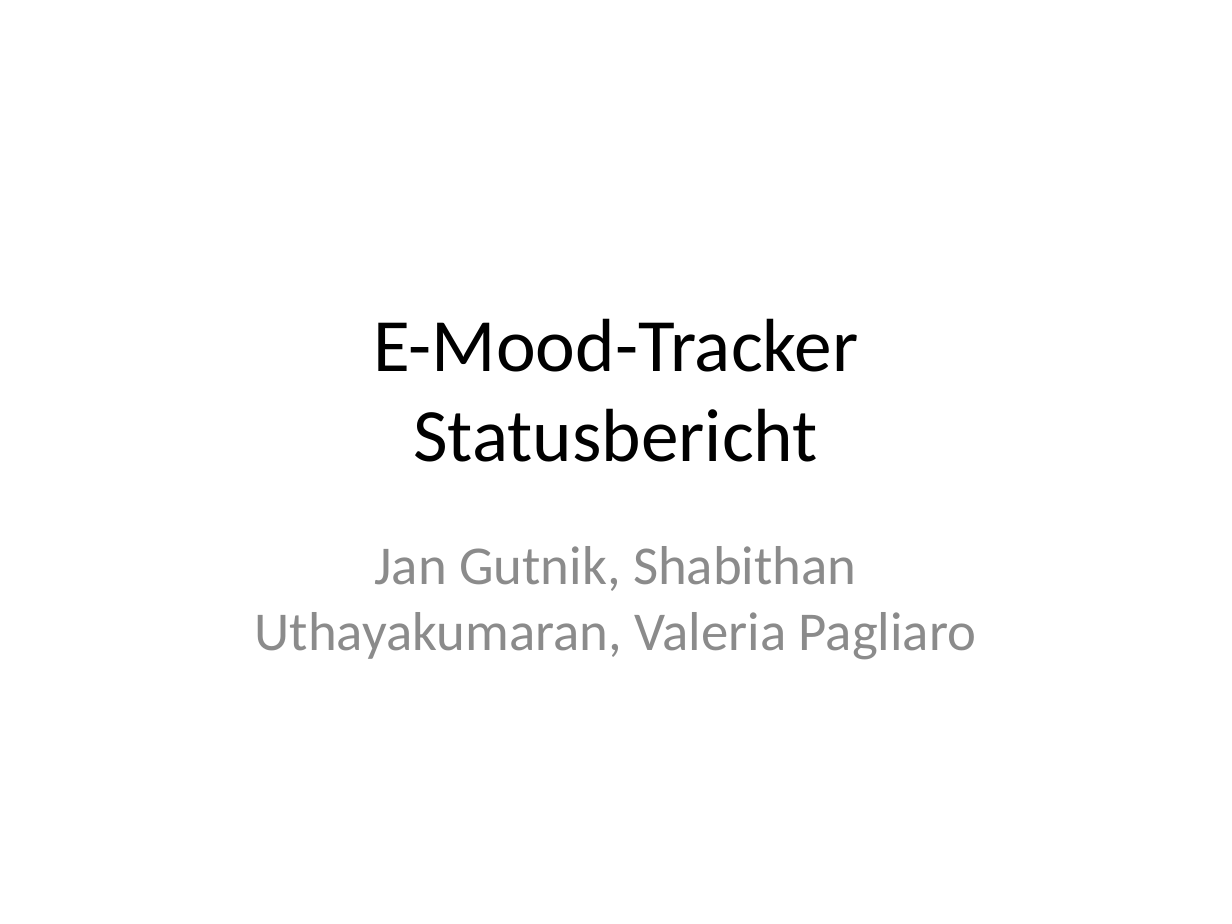
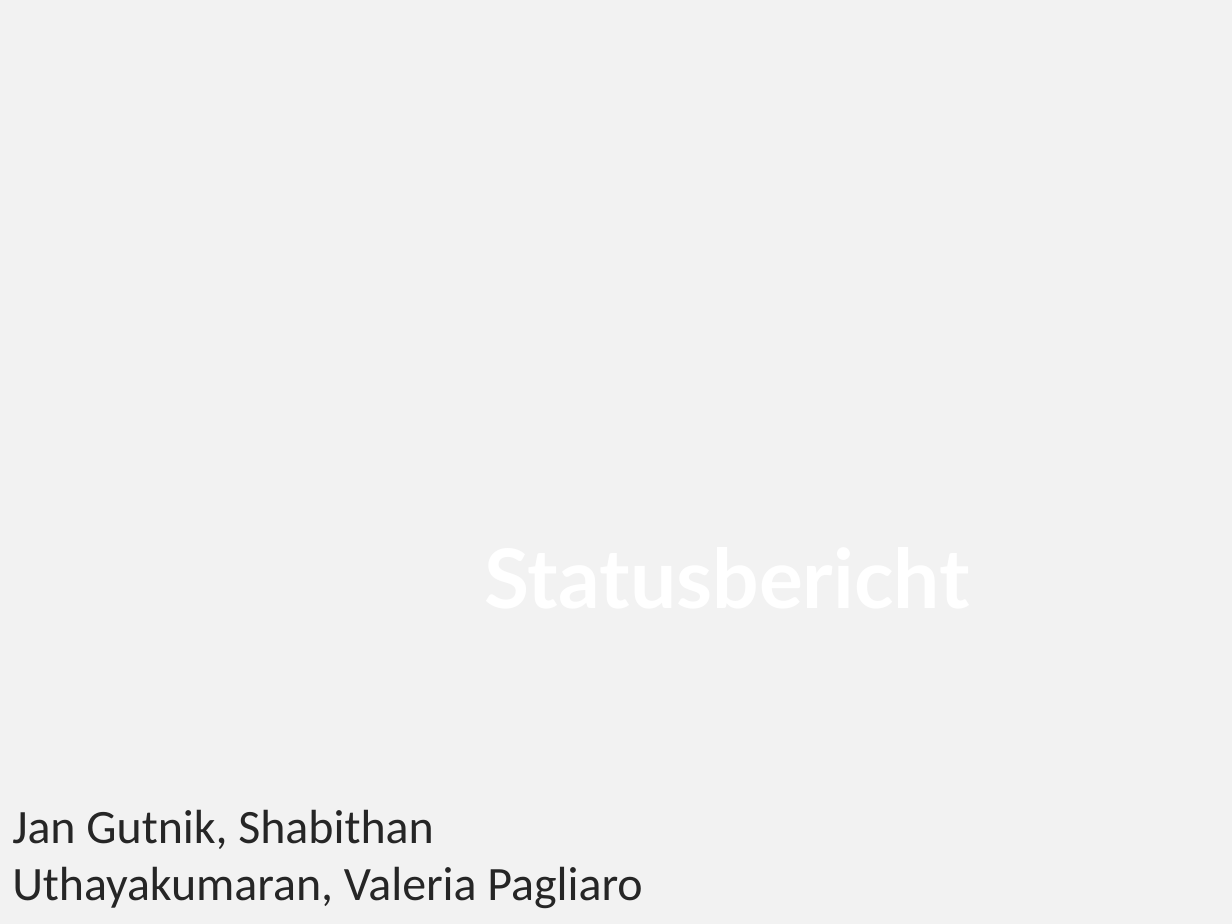
Before and after one commit to valeriapag/E-Mood-Tracker, a slide deck: slide 1 of Doku/Präsentation.pptx. Drawn at 1232x924 pixels with LibreOffice and Linux fonts; fonts in the diff are those of the drawing; background and template pictures are left out. Boxes give left, top, right and bottom in pixels: in the first picture for what was removed or moved away, otherwise in the second. Text is boxed around its words. In the diff, an @@ line names an element or a change of style, - is before the commit and + after.

```diff
--- a/Doku/Präsentation.pptx
+++ b/Doku/Präsentation.pptx
@@ background #FFFFFF to picture (left out) @@
@@ title at box(373, 318, 858, 462): text changed; size 44 to 48 pt; font Calibri to Lato; text colour #000000 to #FFFFFF; bold on @@
-E-Mood-Tracker
-Statusbericht
+Statusbericht
@@ subtitle "Jan Gutnik, Shabithan Uthayakumaran, Valeria ...": place and size @@
-subtitle "Jan Gutnik, Shabithan Uthayakumaran, Valeria ..." at box(255, 546, 977, 660)
+subtitle "Jan Gutnik, Shabithan Uthayakumaran, Valeria ..." at box(12, 809, 642, 909)
@@ subtitle "Jan Gutnik, Shabithan Uthayakumaran, Valeria ..." at box(12, 809, 642, 909): size 32 to 28 pt, text colour #8C8C8C to #262626; alignment centre to left @@
```
Also in this commit, not shown: 4 other slides changed, 3 slides added, 2 other files.
